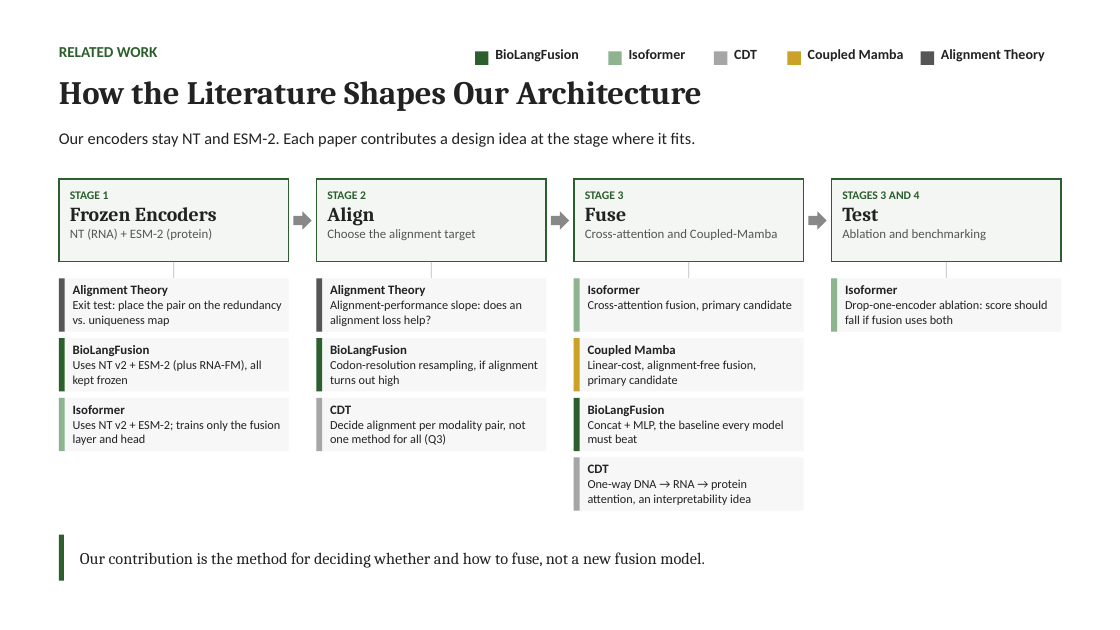
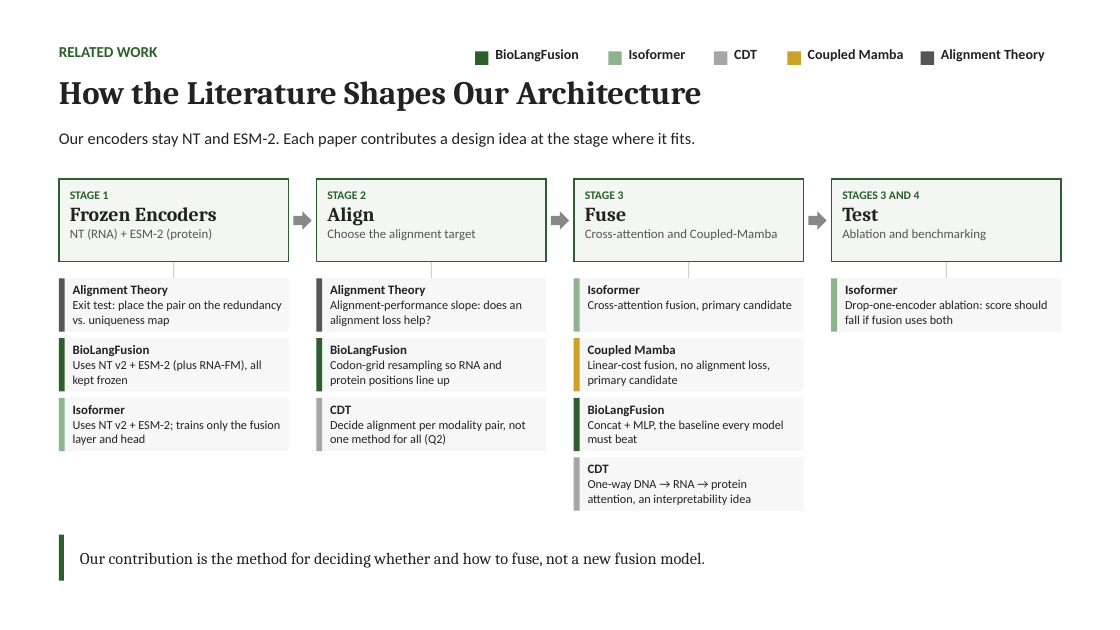
Before and after one commit to jtmckinley4/RNA-Protein-Multimodal-Fusion, a slide deck: slide 3 of Notes/Mina_Meeting_Slides_2026-09-23.pptx. Drawn at 1120x630 pixels with LibreOffice and Linux fonts; fonts in the diff are those of the drawing. Boxes give left, top, right and bottom in pixels: in the first picture for what was removed or moved away, otherwise in the second. Text is boxed around its words. In the diff, an @@ line names an element or a change of style, - is before the commit and + after.

```diff
--- a/Notes/Mina_Meeting_Slides_2026-09-23.pptx
+++ b/Notes/Mina_Meeting_Slides_2026-09-23.pptx
@@ text at (330, 360, 502, 386): text changed @@
-Codon-resolution resampling, if alignment turns out high
+Codon-grid resampling so RNA and protein positions line up
@@ text at (588, 360, 770, 386): text changed @@
-Linear-cost, alignment-free fusion, primary candidate
+Linear-cost fusion, no alignment loss, primary candidate
@@ text at (330, 420, 526, 445): text changed @@
-Decide alignment per modality pair, not one method for all (Q3)
+Decide alignment per modality pair, not one method for all (Q2)
```
Also in this commit, not shown: 4 other files.
